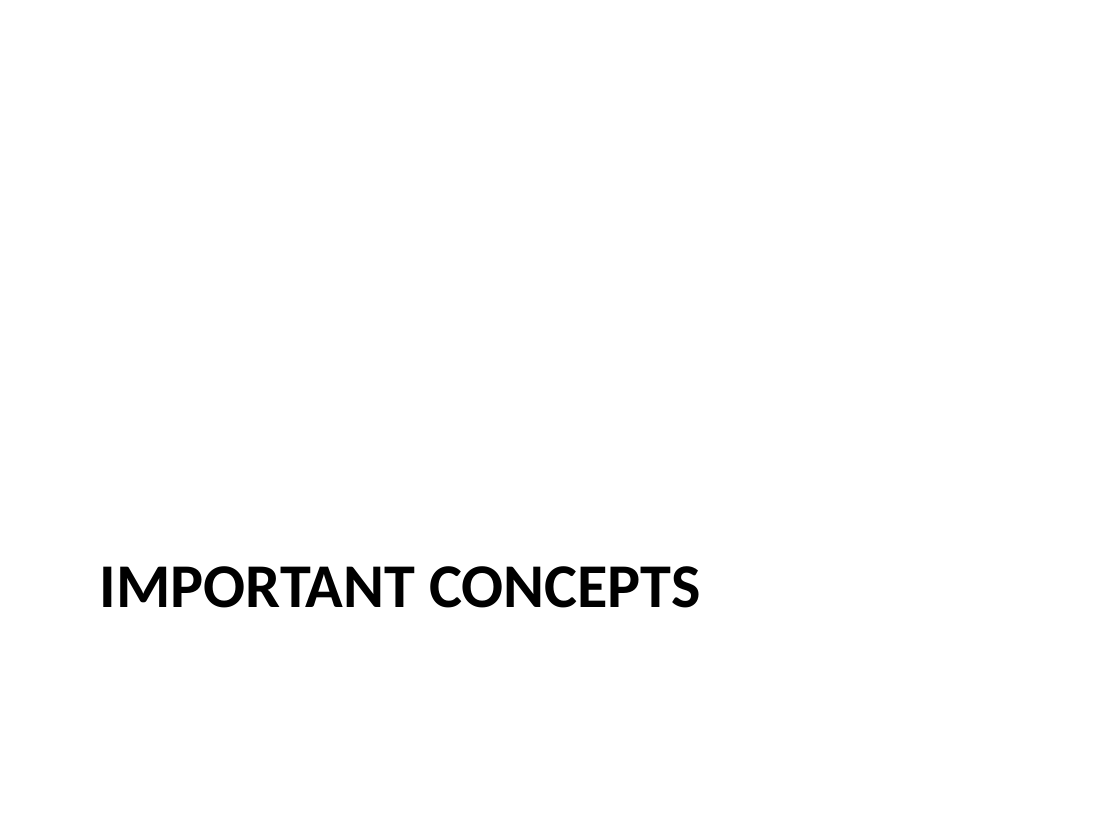
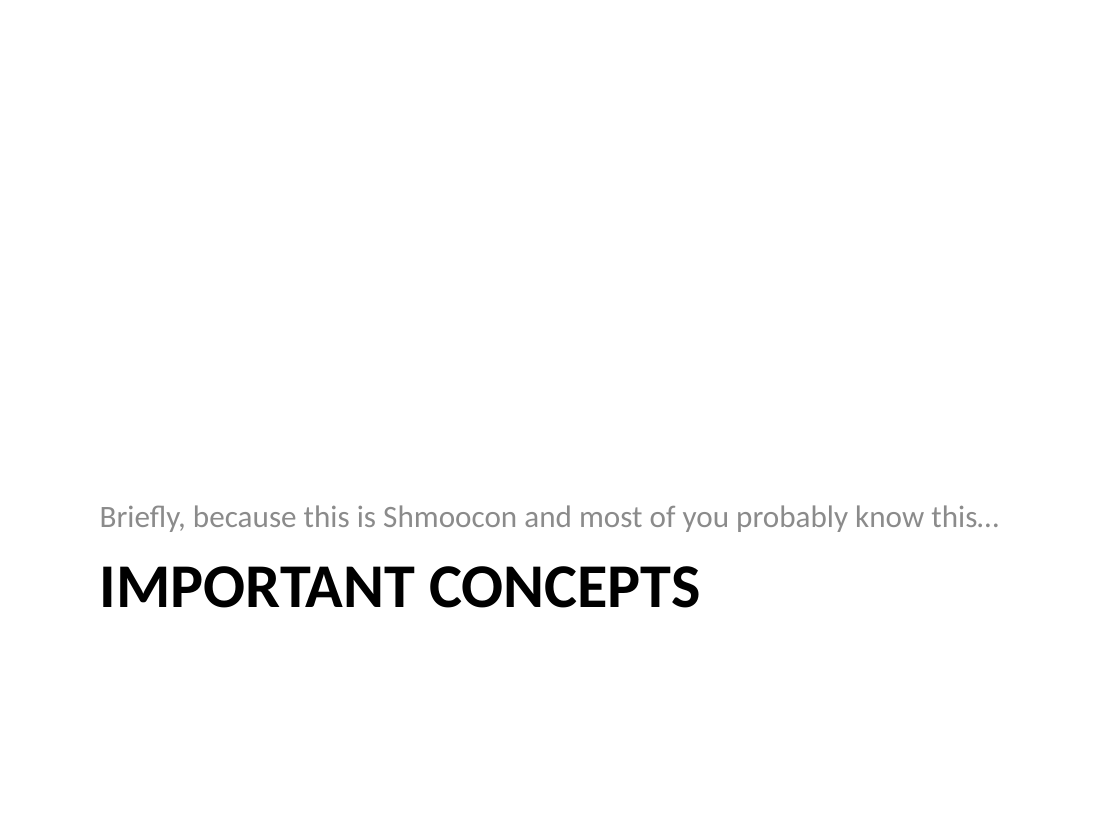
Before and after one commit to iagox86/2013-02-Shmoocon-talk, a slide deck: slide 18 of Shmoocon.pptx (slide 15 before the commit). Drawn at 1120x840 pixels with LibreOffice and Linux fonts; fonts in the diff are those of the drawing. Boxes give left, top, right and bottom in pixels: in the first picture for what was removed or moved away, otherwise in the second. Text is boxed around its words. In the diff, an @@ line names an element or a change of style, - is before the commit and + after.

```diff
--- a/Shmoocon.pptx
+++ b/Shmoocon.pptx
@@ text added at (100, 505, 999, 532), 20 pt, text #8C8C8C @@
+Briefly, because this is Shmoocon and most of you probably know this…
```
Also in this commit, not shown: 8 other slides changed, 34 slides added, 5 slides removed, 8 other files.
